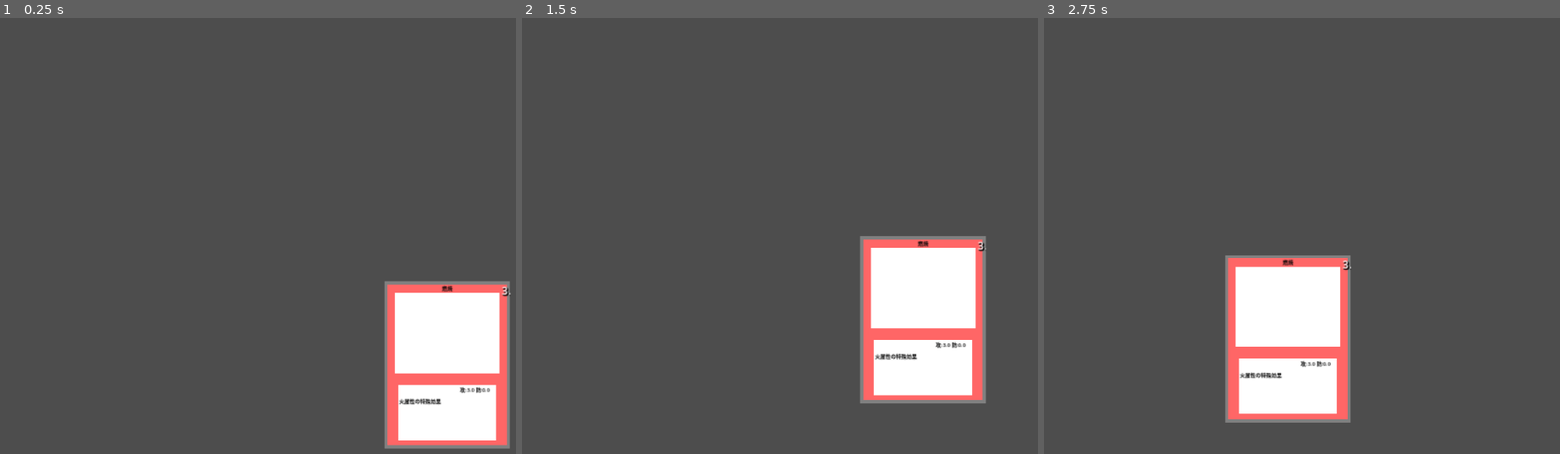
Above: before the commit, frames 1-3 (left to right).
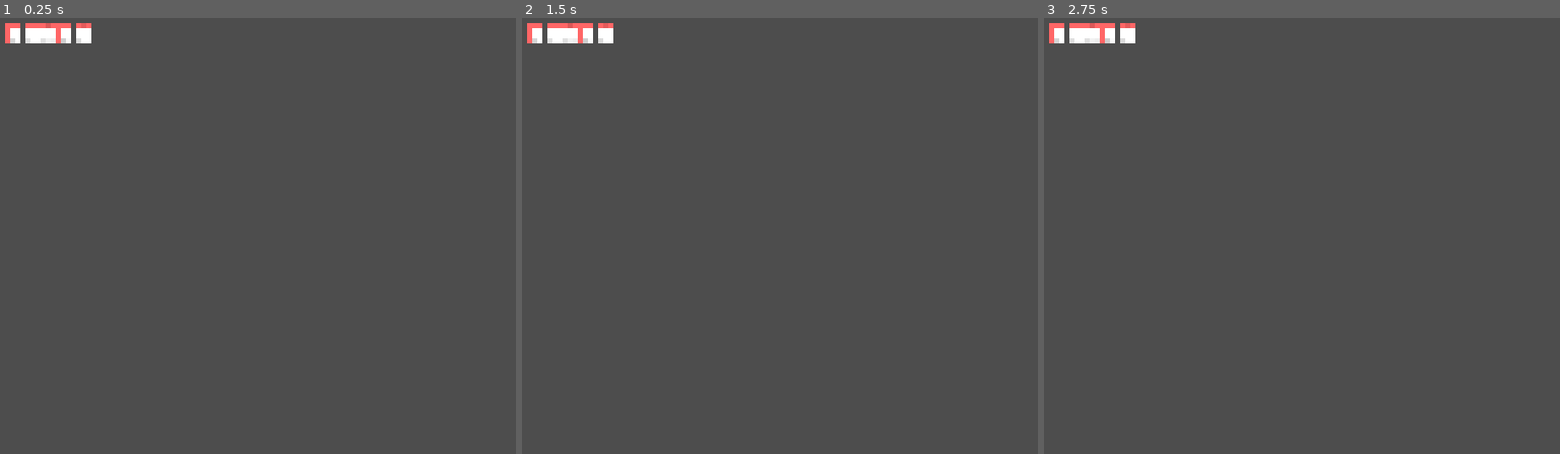
Above: after the commit, the same moments.

Repository: hiro0909yoshi/cardbattlegame
Game: Godot game, scene res://scenes/game.tscn
Same seed, same stepped clock (60 frames per second), same inputs: the game is played once before the commit and once after it. Before the commit the project starts from res://scenes/Card.tscn.
Inputs (mouse positions are in pixels of both pictures, inside the frame that each line leads up to):
- Up to frame 1 (0.25 s): no input
- Up to frame 2 (1.5 s): tap Enter at 0.5 s; move the mouse to (764, 336) at 0.52 s; click (764, 336) at 0.67 s; tap Space at 1.25 s; drag from (1001, 310) to (764, 336) at 1.27 s
- Up to frame 3 (2.75 s): tap Enter at 2 s; move the mouse to (1116, 144) at 2.02 s; click (1116, 144) at 2.17 s

The runs differ from the first frame. In frame 1, 10% of the frame differs, in the area x 0-100%, y 1-99%; in frame 2, 10%; in frame 3, 10%, in the area x 0-60%, y 1-93%.

Commit message:
カード５枚配置

Diff:
--- a/project.godot
+++ b/project.godot
@@ -11,7 +11,7 @@
 [application]
 
 config/name="CardBattleGame"
-run/main_scene="uid://c3jyr7gqeohxd"
+run/main_scene="uid://jtdq4cxo60mv"
 config/features=PackedStringArray("4.4", "Forward Plus")
 config/icon="res://icon.svg"
 
@@ -20,4 +20,4 @@
 window/size/viewport_width=2400
 window/size/viewport_height=1960
 window/stretch/mode="canvas_items"
-window/stretch/scale=3.71
+window/stretch/scale=0.5
--- a/scenes/card.gd
+++ b/scenes/card.gd
@@ -111,6 +111,11 @@
 			if card_rect.has_point(mouse_pos):
 				print("カードクリック！")
 				is_dragging = event.pressed
+				# ドラッグ中は最前面に
+				if event.pressed:
+					z_index = 10
+				else:
+					z_index = 0
 
 	elif event is InputEventMouseMotion and is_dragging:
 		global_position = get_global_mouse_position() - size / 2
--- /dev/null
+++ b/scenes/game.gd
@@ -0,0 +1,25 @@
+extends Node2D
+
+var card_scene = preload("res://scenes/Card.tscn")
+var hand_cards = []
+
+func _ready():
+	print("ゲーム開始")
+	create_hand()
+
+func create_hand():
+	for i in range(5):
+		var card = card_scene.instantiate()
+		$Hand.add_child(card)
+
+		# カードを横に並べる
+		card.position = Vector2(50 + i * 120, 200)
+
+		# ランダムIDで読み込み
+		var random_id = randi_range(1, 12)
+
+		# has_methodでチェックしてから呼び出し
+		if card.has_method("load_card_data"):
+			card.load_card_data(random_id)
+
+		hand_cards.append(card)
--- /dev/null
+++ b/scenes/game.tscn
@@ -0,0 +1,8 @@
+[gd_scene load_steps=2 format=3 uid="uid://jtdq4cxo60mv"]
+
+[ext_resource type="Script" uid="uid://cptqjr3iukrqe" path="res://scenes/game.gd" id="1_uwrxv"]
+
+[node name="Game" type="Node2D"]
+script = ExtResource("1_uwrxv")
+
+[node name="Hand" type="Node2D" parent="."]
Not shown, added: scenes/game.gd.uid
